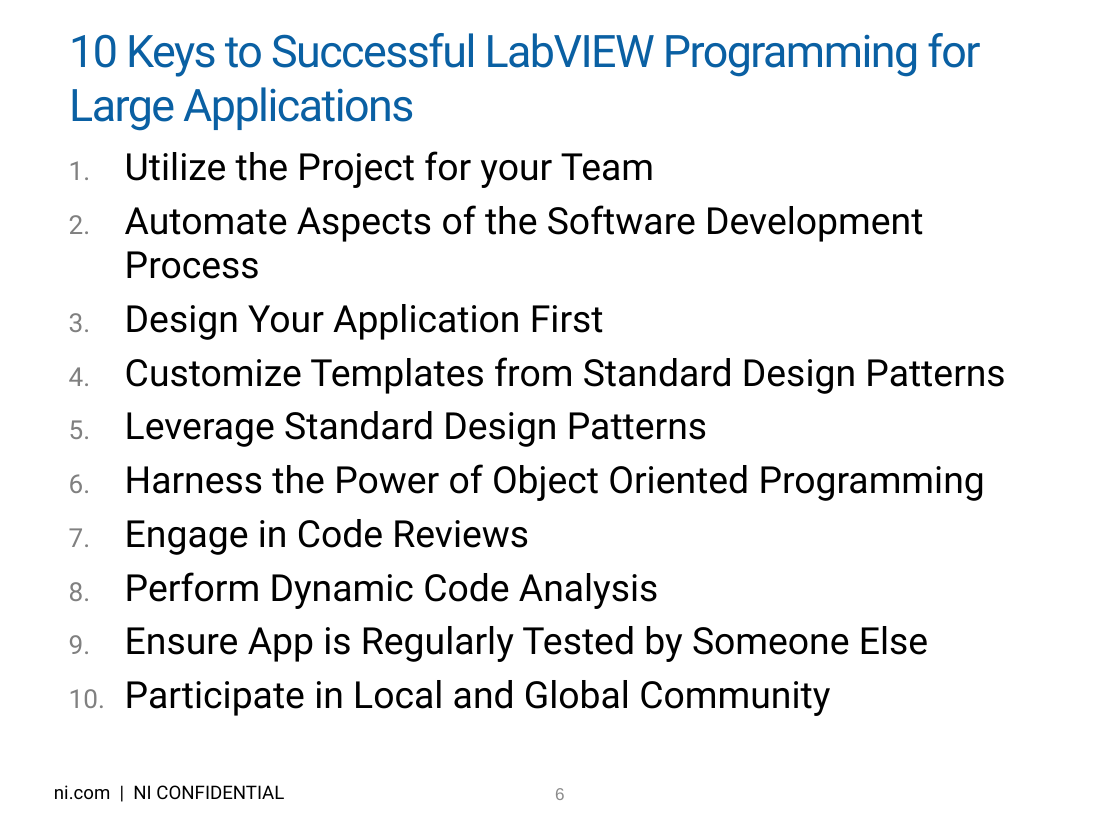
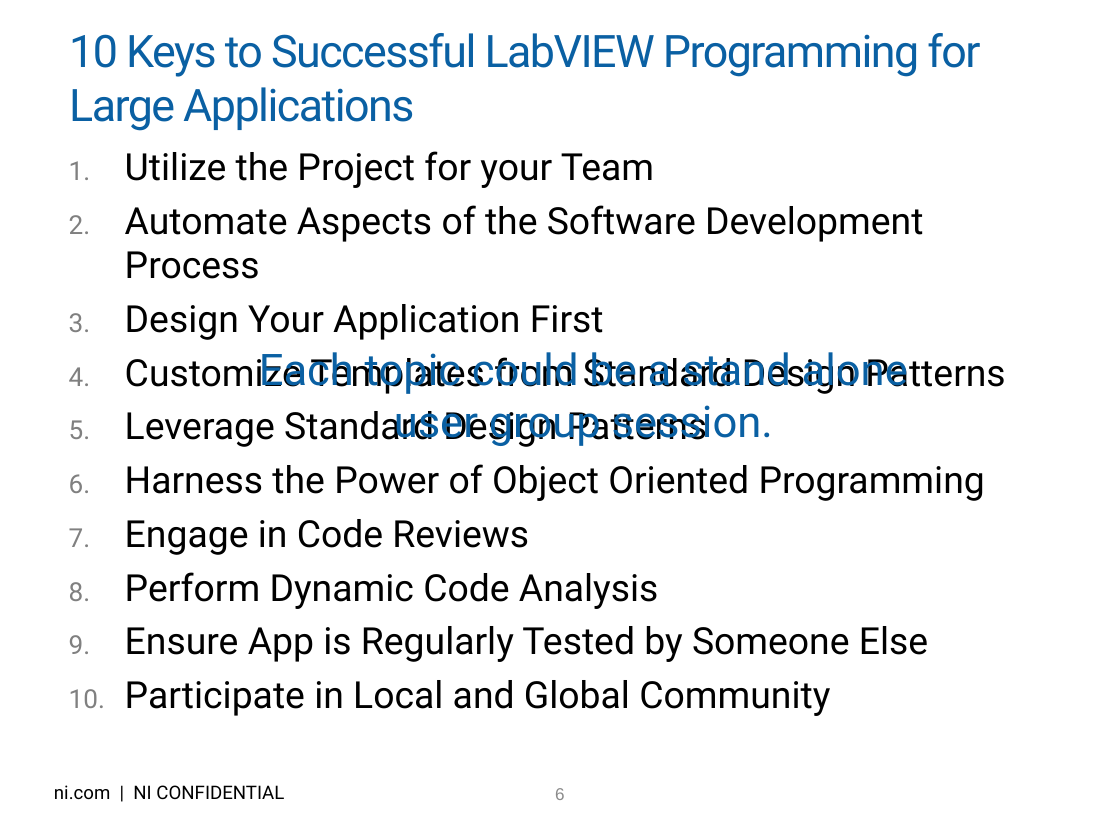
Before and after one commit to njhollenback/Presentations, a slide deck: slide 6 of LV for Advanced Apps - 10 Keys to Success - .pptx. Drawn at 1120x840 pixels with LibreOffice and Linux fonts; fonts in the diff are those of the drawing; background and template pictures are left out. Boxes give left, top, right and bottom in pixels: in the first picture for what was removed or moved away, otherwise in the second. Text is boxed around its words. In the diff, an @@ line names an element or a change of style, - is before the commit and + after.

```diff
--- a/LV for Advanced Apps - 10 Keys to Success - .pptx
+++ b/LV for Advanced Apps - 10 Keys to Success - .pptx
@@ text added at <box>259,352,908,447</box>, 28 pt, text #0A60A3 @@
+Each topic could be a stand alone user group session.
```
Also in this commit, not shown: 5 other slides changed, 1 slide removed.
